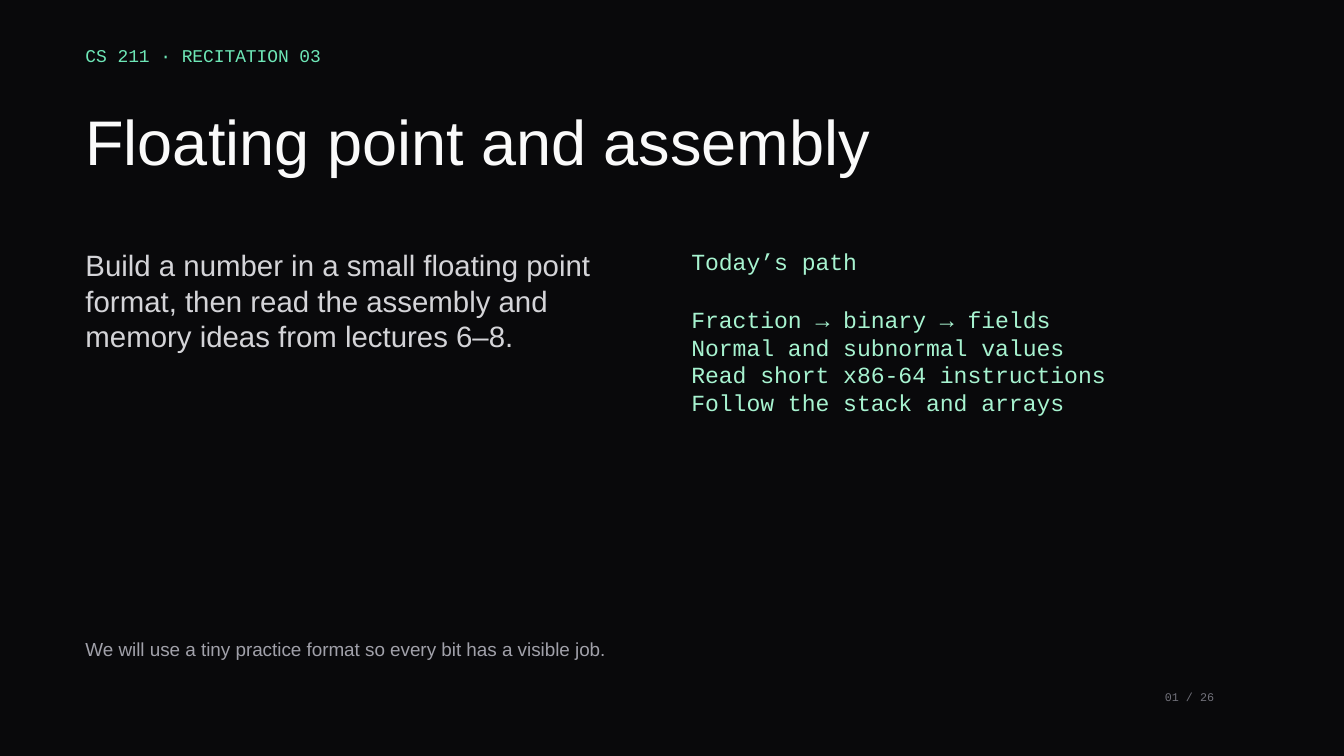
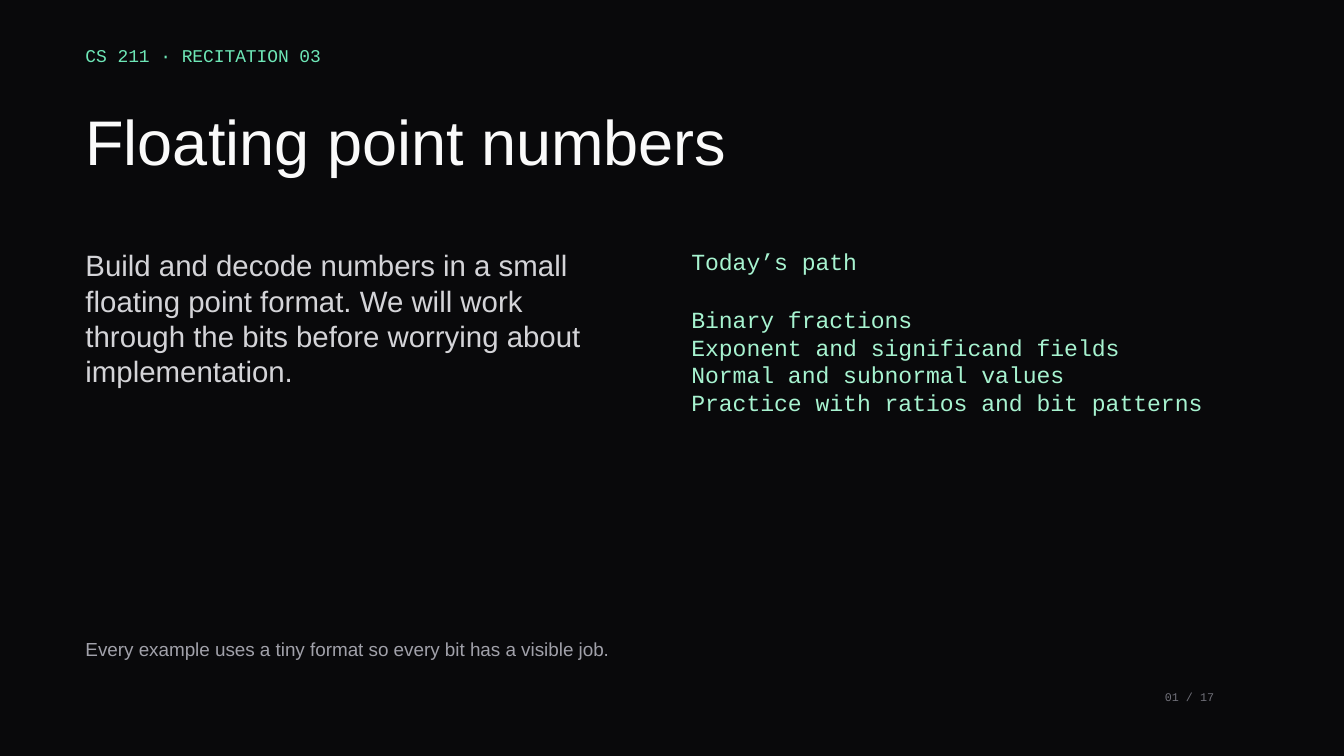
Before and after one commit to xsebby/portfolio, a slide deck: slide 1 of public/presentations/CS211_Recitation_3.pptx. Drawn at 1344x756 pixels with LibreOffice and Linux fonts; fonts in the diff are those of the drawing. Boxes give left, top, right and bottom in pixels: in the first picture for what was removed or moved away, otherwise in the second. Text is boxed around its words. In the diff, an @@ line names an element or a change of style, - is before the commit and + after.

Commit message:
Focus recitation 3 on floating point

```diff
--- a/public/presentations/CS211_Recitation_3.pptx
+++ b/public/presentations/CS211_Recitation_3.pptx
@@ text at <box>86,119,726,177</box>: text changed @@
-Floating point and assembly
+Floating point numbers
@@ text at <box>85,254,581,388</box>: text changed @@
-Build a number in a small floating point format, then read the assembly and memory ideas from lectures 6–8.
+Build and decode numbers in a small floating point format. We will work through the bits before worrying about implementation.
@@ text at <box>691,311,1120,361</box>: text changed @@
-Fraction → binary → fields
+Binary fractions
+Exponent and significand fields
@@ text at <box>691,394,1203,416</box>: text changed @@
-Read short x86-64 instructions
-Follow the stack and arrays
+Practice with ratios and bit patterns
@@ text at <box>85,642,609,660</box>: text changed @@
-We will use a tiny practice format so every bit has a visible job.
+Every example uses a tiny format so every bit has a visible job.
@@ text at <box>1165,693,1214,701</box>: text changed @@
-01 / 26
+01 / 17
```
Also in this commit, not shown: 9 other slides changed, 7 slides added, 16 slides removed, 3 other files.
